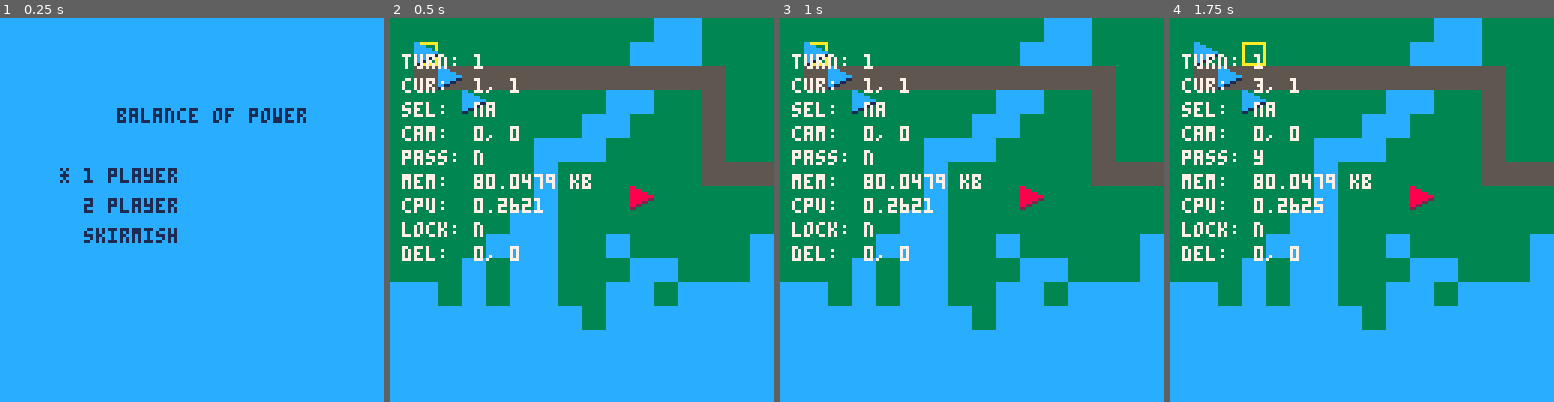
Above: before the commit, frames 1-4 (left to right).
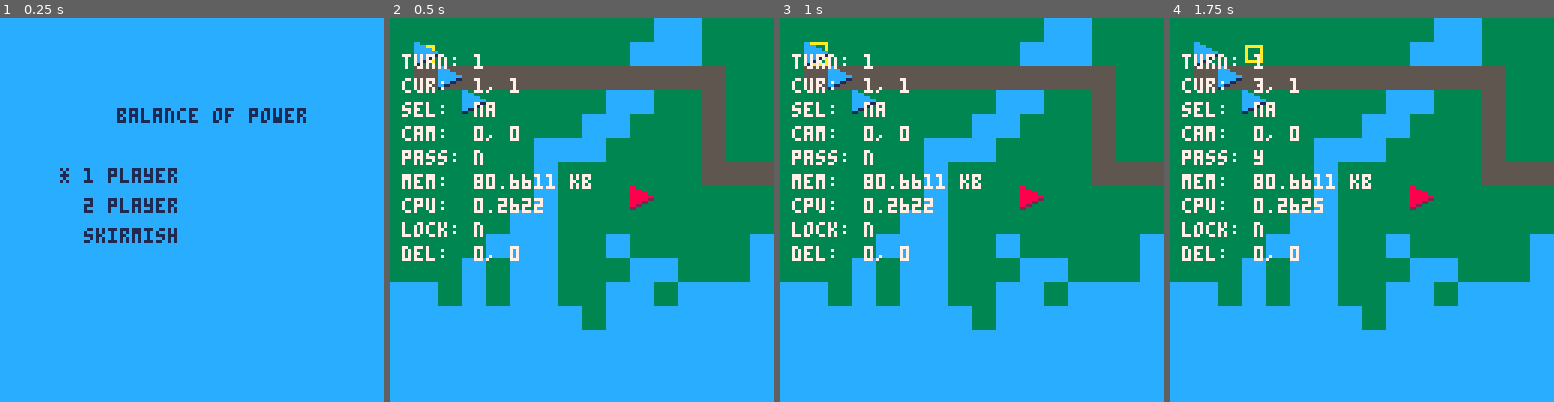
Above: after the commit, the same moments.

Repository: chrisallenlane/balance-of-power
Game: PICO-8 cartridge balance-of-power.p8
Two runs of this game, one before a commit and one after it. Both use one fixed random seed, a clock stepped at 60 frames per second and the inputs below.
Inputs:
- Up to frame 1 (0.25 s): no input
- Up to frame 2 (0.5 s): tap X (X key) at 0.33 s
- Up to frame 3 (1 s): tap O (Z key) at 0.7 s
- Up to frame 4 (1.75 s): tap X (X key) at 1.07 s; hold Right from 1.6 s (still down); tap O (Z key) at 1.7 s

Frame 1 is identical in both runs. In frame 2, 0.3% of the frame differs, in the area x 7-43%, y 6-50%; in frame 3, 0.2%; in frame 4, 0.5%, in the area x 18-43%, y 6-45%.

Commit message:
feat(cursor): animate cursor "throb"
Implement a cursor animation.

Diff:
--- a/balance-of-power.p8
+++ b/balance-of-power.p8
@@ -59,12 +59,12 @@
 a000000acccccccc1111111100000000000000000000000000000000000000000000000000000000000000000000000000000000000000000000000000000000
 aaaaaaaacccccccc1111111100000000000000000000000000000000000000000000000000000000000000000000000000000000000000000000000000000000
 00000000555555550000000000000000000000000000000000000000000000000000000000000000000000000000000000000000000000000000000000000000
-00000000555555550000000000000000000000000000000000000000000000000000000000000000000000000000000000000000000000000000000000000000
-00000000555555550000000000000000000000000000000000000000000000000000000000000000000000000000000000000000000000000000000000000000
-00000000555555550000000000000000000000000000000000000000000000000000000000000000000000000000000000000000000000000000000000000000
-00000000555555550000000000000000000000000000000000000000000000000000000000000000000000000000000000000000000000000000000000000000
-00000000555555550000000000000000000000000000000000000000000000000000000000000000000000000000000000000000000000000000000000000000
-00000000555555550000000000000000000000000000000000000000000000000000000000000000000000000000000000000000000000000000000000000000
+0aaaaaa0555555550000000000000000000000000000000000000000000000000000000000000000000000000000000000000000000000000000000000000000
+0a0000a0555555550000000000000000000000000000000000000000000000000000000000000000000000000000000000000000000000000000000000000000
+0a0000a0555555550000000000000000000000000000000000000000000000000000000000000000000000000000000000000000000000000000000000000000
+0a0000a0555555550000000000000000000000000000000000000000000000000000000000000000000000000000000000000000000000000000000000000000
+0a0000a0555555550000000000000000000000000000000000000000000000000000000000000000000000000000000000000000000000000000000000000000
+0aaaaaa0555555550000000000000000000000000000000000000000000000000000000000000000000000000000000000000000000000000000000000000000
 00000000555555550000000000000000000000000000000000000000000000000000000000000000000000000000000000000000000000000000000000000000
 00000000ffffffff0000000000000000000000000000000000000000000000000000000000000000000000000000000000000000000000000000000000000000
 00000000ffffffff0000000000000000000000000000000000000000000000000000000000000000000000000000000000000000000000000000000000000000
--- a/src/cursor.lua
+++ b/src/cursor.lua
@@ -13,6 +13,8 @@
 
     -- record the position of the cursor when each player's turn ends
     last = {[1] = {x = nil, y = nil}, [2] = {x = nil, y = nil}},
+
+    frame = 0,
 }
 
 -- update cursor state
@@ -146,7 +148,18 @@
 
 -- render the cursor
 function game.cursor:draw()
-    spr(16, self.cell.x * 8, self.cell.y * 8)
+    local sprite = 16
+    if self.frame < 30 then
+        sprite = 32
+    elseif self.frame > 60 then
+        self.frame = 0
+    end
+
+    -- increment the frame counter
+    self.frame = self.frame + 1
+
+    -- draw the sprite
+    spr(sprite, self.cell.x * 8, self.cell.y * 8)
 end
 
 -- return true if the map tile is passable
Not shown, changed: TODO
